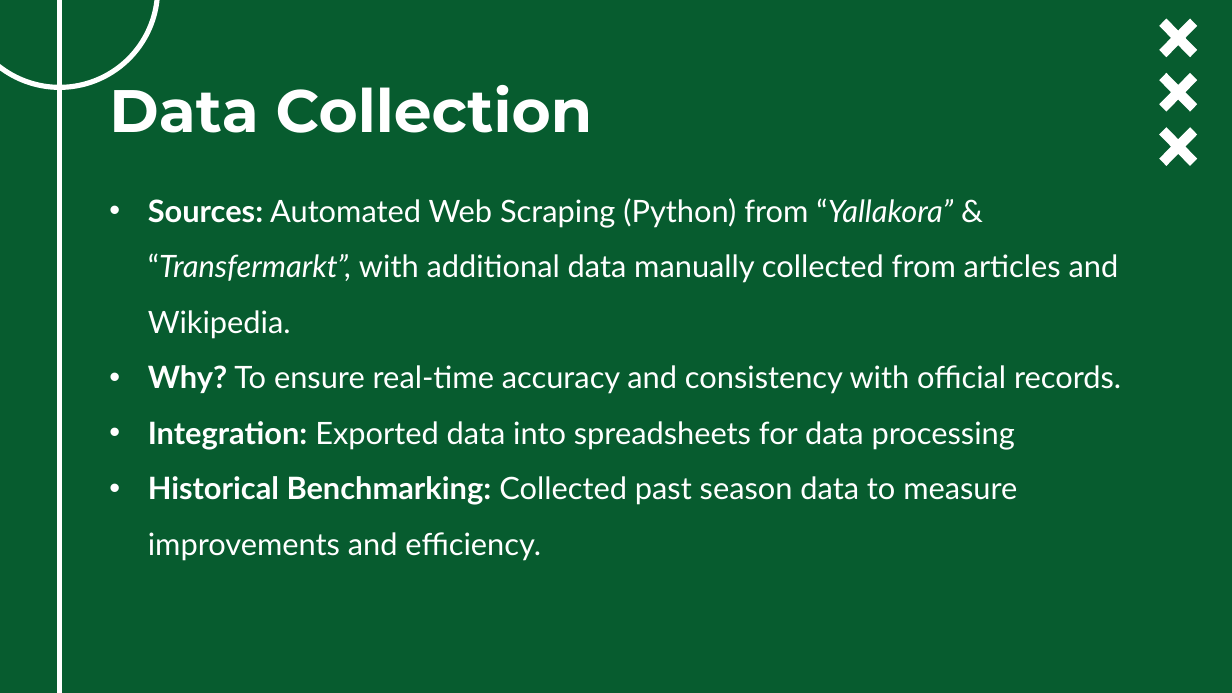
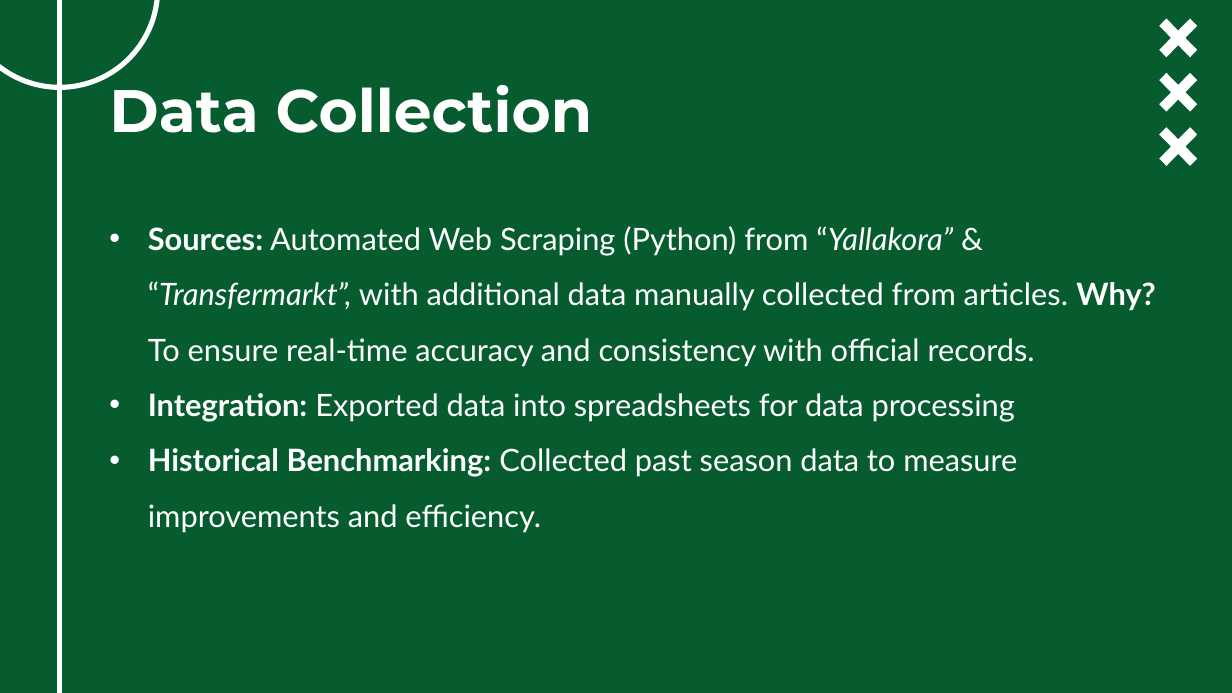
Before and after one commit to ghassanelgendy/egyptian-premier-league-schedule-optimizer, a slide deck: slide 16 of Documentations/presentation.pptx. Drawn at 1232x693 pixels with LibreOffice and Linux fonts; fonts in the diff are those of the drawing; background and template pictures are left out. Boxes give left, top, right and bottom in pixels: in the first picture for what was removed or moved away, otherwise in the second. Text is boxed around its words. In the diff, an @@ line names an element or a change of style, - is before the commit and + after.

```diff
--- a/Documentations/presentation.pptx
+++ b/Documentations/presentation.pptx
@@ subtitle "Sources: Automated Web Scraping (Python) ...": place and size @@
-subtitle "Sources: Automated Web Scraping (Python) ..." at <box>148,198,1121,561</box>
+subtitle "Sources: Automated Web Scraping (Python) ..." at <box>148,226,1155,533</box>
@@ subtitle at <box>148,226,1155,367</box>: text changed @@
-• Sources: Automated Web Scraping (Python) from “Yallakora” & “Transfermarkt”, with additional data manually collected from articles and Wikipedia.
-• Why? To ensure real-time accuracy and consistency with official records.
+• Sources: Automated Web Scraping (Python) from “Yallakora” & “Transfermarkt”, with additional data manually collected from articles. Why? To ensure real-time accuracy and consistency with official records.
```
Also in this commit, not shown: 1 other slide changed.
